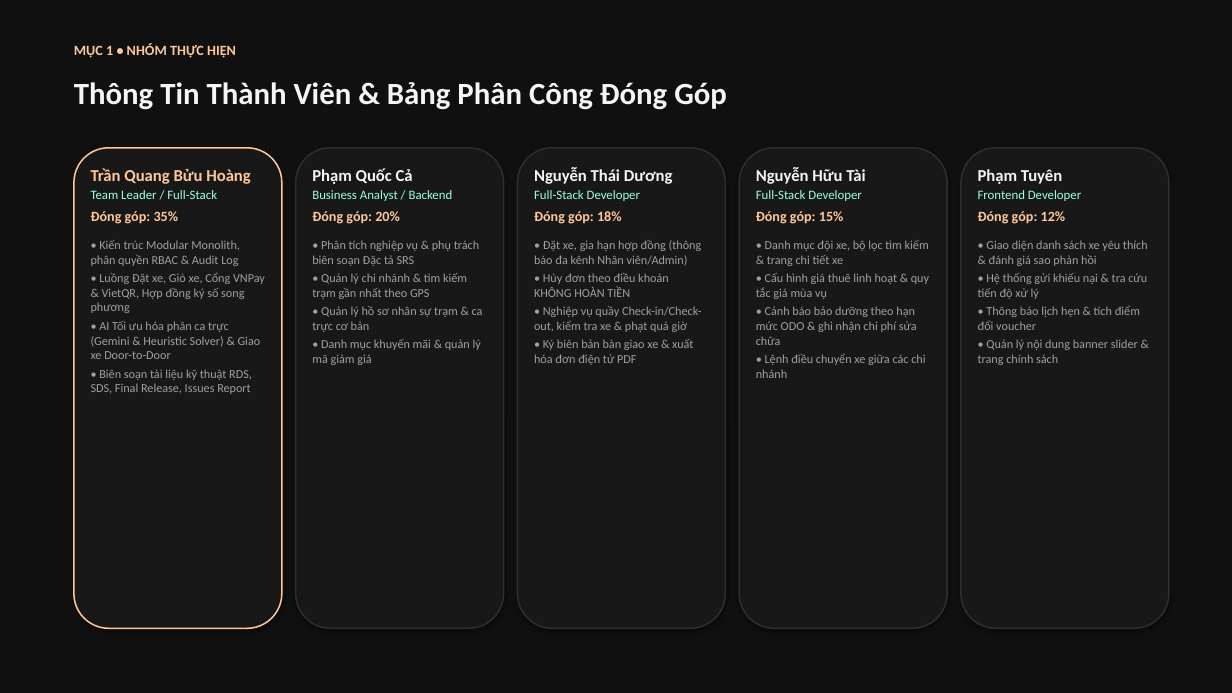
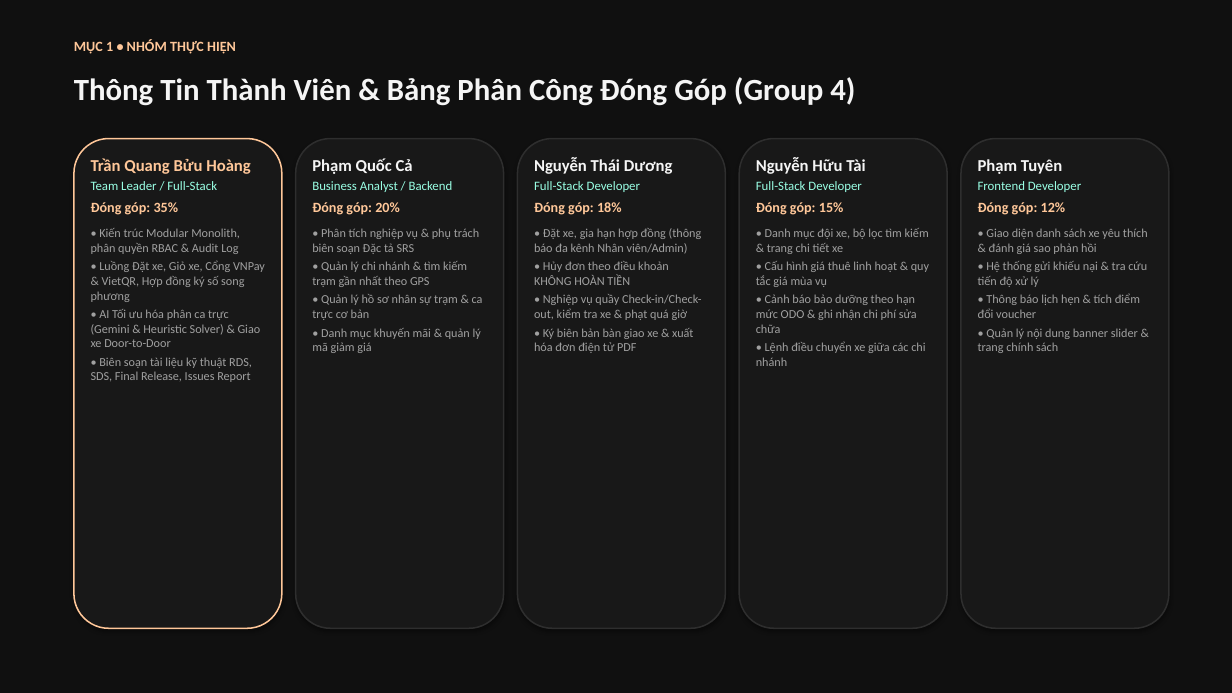
Before and after one commit to Hoang-124/Motorent, a slide deck: slide 3 of docs/MOTORENT_SWP391_Slide_Trinh_Bay.pptx. Drawn at 1232x693 pixels with LibreOffice and Linux fonts; fonts in the diff are those of the drawing. Boxes give left, top, right and bottom in pixels: in the first picture for what was removed or moved away, otherwise in the second. Text is boxed around its words. In the diff, an @@ line names an element or a change of style, - is before the commit and + after.

```diff
--- a/docs/MOTORENT_SWP391_Slide_Trinh_Bay.pptx
+++ b/docs/MOTORENT_SWP391_Slide_Trinh_Bay.pptx
@@ text "MỤC 1 • NHÓM THỰC ...": place and size @@
-text "MỤC 1 • NHÓM THỰC ..." at bbox=[74, 43, 236, 58]
+text "MỤC 1 • NHÓM THỰC ..." at bbox=[74, 39, 236, 54]
@@ text at bbox=[74, 77, 855, 106]: text changed @@
-Thông Tin Thành Viên & Bảng Phân Công Đóng Góp
+Thông Tin Thành Viên & Bảng Phân Công Đóng Góp (Group 4)
@@ rounded rectangle: place and size @@
-rounded rectangle at bbox=[74, 148, 282, 628]
+rounded rectangle at bbox=[74, 139, 282, 628]
@@ rounded rectangle: place and size @@
-rounded rectangle at bbox=[296, 148, 504, 628]
+rounded rectangle at bbox=[296, 139, 504, 628]
@@ rounded rectangle: place and size @@
-rounded rectangle at bbox=[518, 148, 726, 628]
+rounded rectangle at bbox=[518, 139, 726, 628]
@@ rounded rectangle: place and size @@
-rounded rectangle at bbox=[739, 148, 947, 628]
+rounded rectangle at bbox=[739, 139, 947, 628]
@@ rounded rectangle: place and size @@
-rounded rectangle at bbox=[961, 148, 1169, 628]
+rounded rectangle at bbox=[961, 139, 1169, 628]
@@ text "Trần Quang Bửu Hoàng": place and size @@
-text "Trần Quang Bửu Hoàng" at bbox=[91, 168, 265, 394]
+text "Trần Quang Bửu Hoàng" at bbox=[91, 158, 265, 382]
@@ text "Phạm Quốc Cả": place and size @@
-text "Phạm Quốc Cả" at bbox=[312, 168, 483, 365]
+text "Phạm Quốc Cả" at bbox=[312, 158, 483, 353]
@@ text "Nguyễn Thái Dương": place and size @@
-text "Nguyễn Thái Dương" at bbox=[534, 167, 702, 365]
+text "Nguyễn Thái Dương" at bbox=[534, 158, 702, 353]
@@ text "Nguyễn Hữu Tài": place and size @@
-text "Nguyễn Hữu Tài" at bbox=[756, 167, 929, 378]
+text "Nguyễn Hữu Tài" at bbox=[756, 158, 929, 366]
@@ text "Phạm Tuyên": place and size @@
-text "Phạm Tuyên" at bbox=[978, 169, 1148, 365]
+text "Phạm Tuyên" at bbox=[978, 159, 1148, 353]
@@ text at bbox=[91, 202, 179, 215]: less space between paragraphs @@
@@ text at bbox=[312, 202, 400, 215]: less space between paragraphs @@
@@ text at bbox=[534, 202, 622, 215]: less space between paragraphs @@
@@ text at bbox=[756, 202, 844, 215]: less space between paragraphs @@
@@ text at bbox=[978, 202, 1066, 215]: less space between paragraphs @@
```
Also in this commit, not shown: 11 other slides changed, 1 slide added, 1 slide removed, 12 other files.
